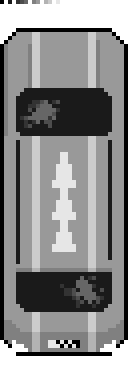
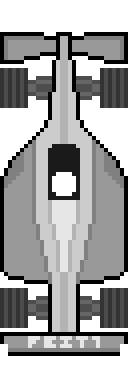
Two versions of the same layered image (128x384). Layer-by-layer changes:
added layer "placeholder" above "Vložená vrstva" over 0, 32, 128, 356
hid "Vložená vrstva" over 0, 0, 60, 4
hid "placeholder_car_3.png" over 0, 28, 128, 356
